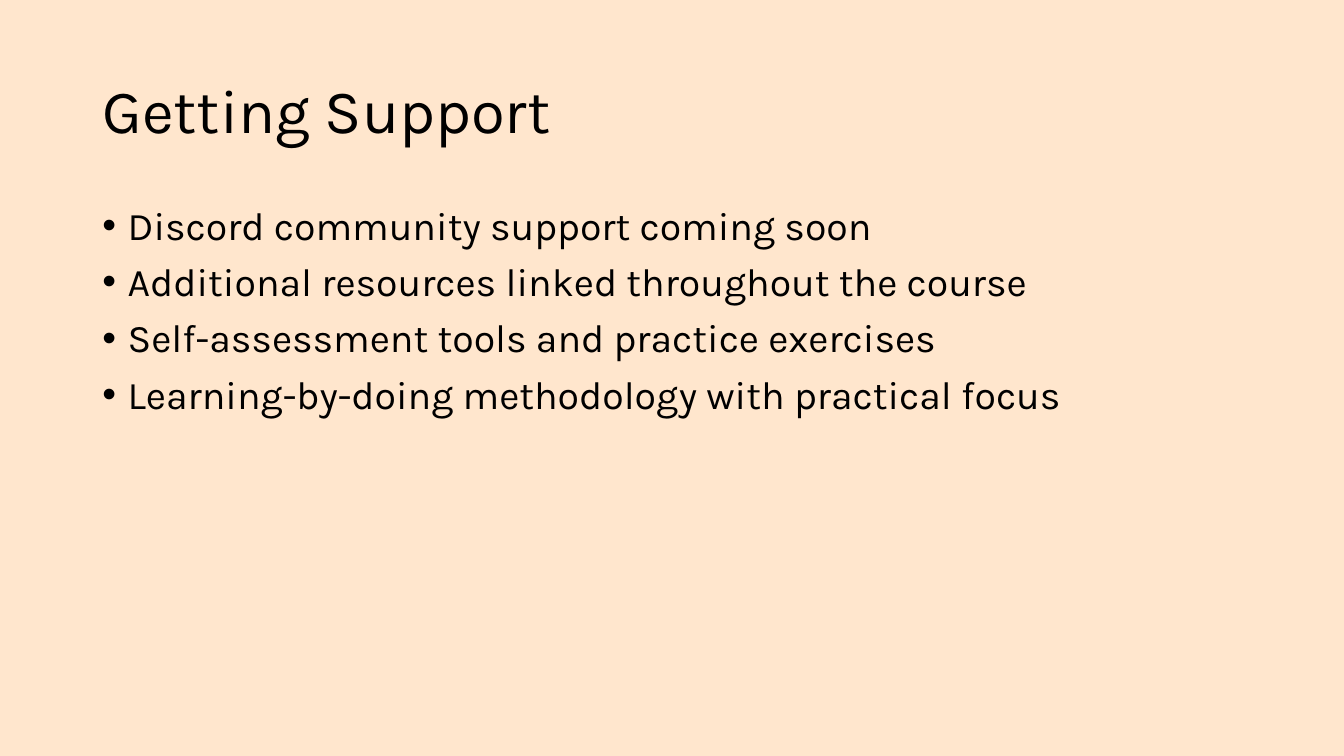
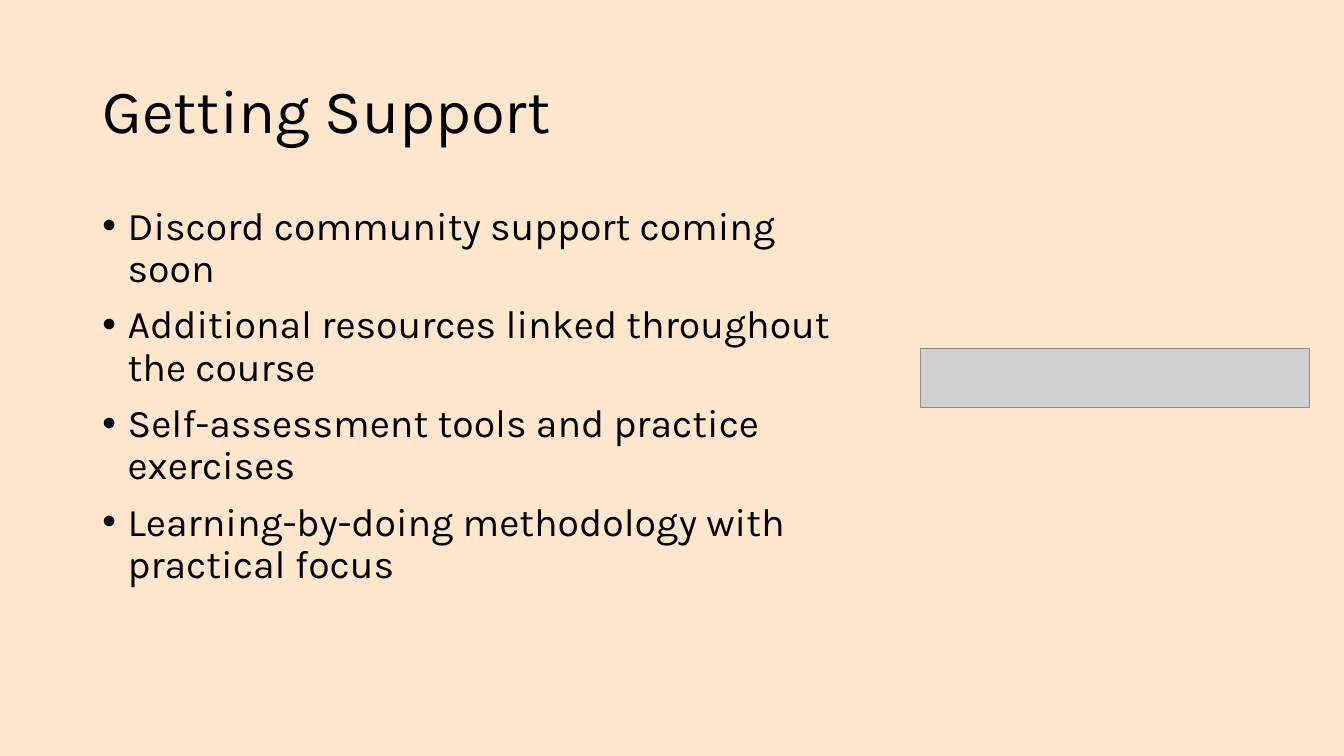
Before and after one commit to rstats-bootcamp/RStatsBootcamp-2025, a slide deck: slide 10 of slides/topics/00_about_bootcamp.pptx. Drawn at 1344x756 pixels with LibreOffice and Linux fonts; fonts in the diff are those of the drawing; grey boxes stand for pictures. Boxes give left, top, right and bottom in pixels: in the first picture for what was removed or moved away, otherwise in the second. Text is boxed around its words. In the diff, an @@ line names an element or a change of style, - is before the commit and + after.

```diff
--- a/slides/topics/00_about_bootcamp.pptx
+++ b/slides/topics/00_about_bootcamp.pptx
@@ text "Discord community support coming soon" rewrapped from [128, 213, 1060, 419] to [128, 213, 829, 588] @@
@@ picture added at [922, 349, 1311, 407] @@
```
Also in this commit, not shown: 3 other slides changed, 1 slide added, 16 other files.
